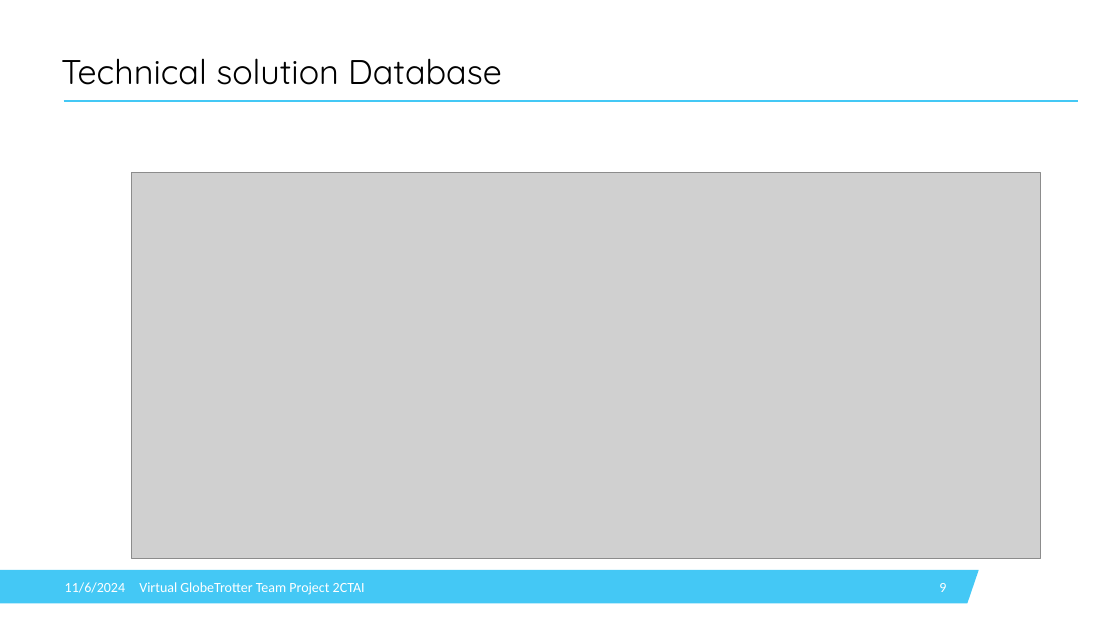
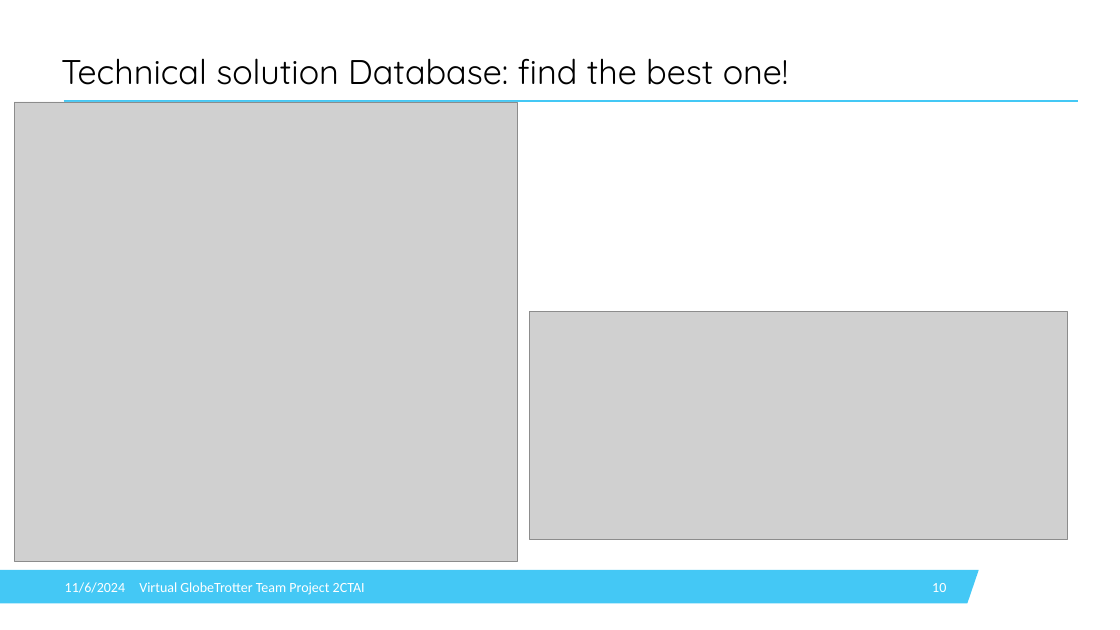
Before and after one commit to IsabelleDesle/VirtualGlobeTrotter, a slide deck: slide 10 of PresentationVGT.pptx (slide 9 before the commit). Drawn at 1120x630 pixels with LibreOffice and Linux fonts; fonts in the diff are those of the drawing; grey boxes stand for pictures; background and template pictures are left out. Boxes give left, top, right and bottom in pixels: in the first picture for what was removed or moved away, otherwise in the second. Text is boxed around its words. In the diff, an @@ line names an element or a change of style, - is before the commit and + after.

```diff
--- a/PresentationVGT.pptx
+++ b/PresentationVGT.pptx
@@ title at (x1=61, y1=58, x2=788, y2=85): text changed @@
-Technical solution Database
+Technical solution Database: find the best one!
@@ picture added at (x1=14, y1=102, x2=517, y2=561) @@
@@ picture resized from (x1=132, y1=172, x2=1040, y2=558) to (x1=529, y1=311, x2=1067, y2=539) @@
@@ page number at (x1=932, y1=583, x2=946, y2=592): text changed @@
-9
+10
```
Also in this commit, not shown: 7 other slides changed, 1 slide added, 2 slides removed.
